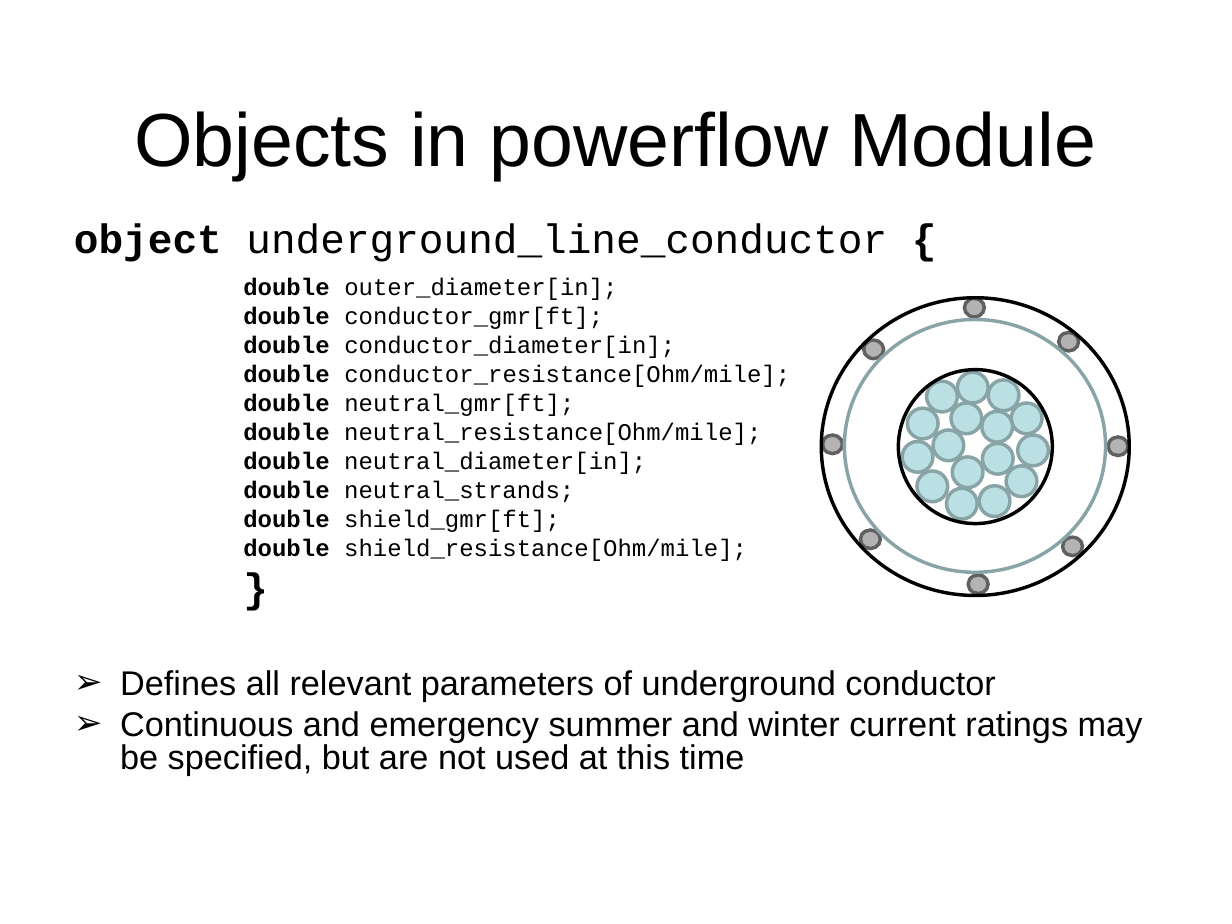
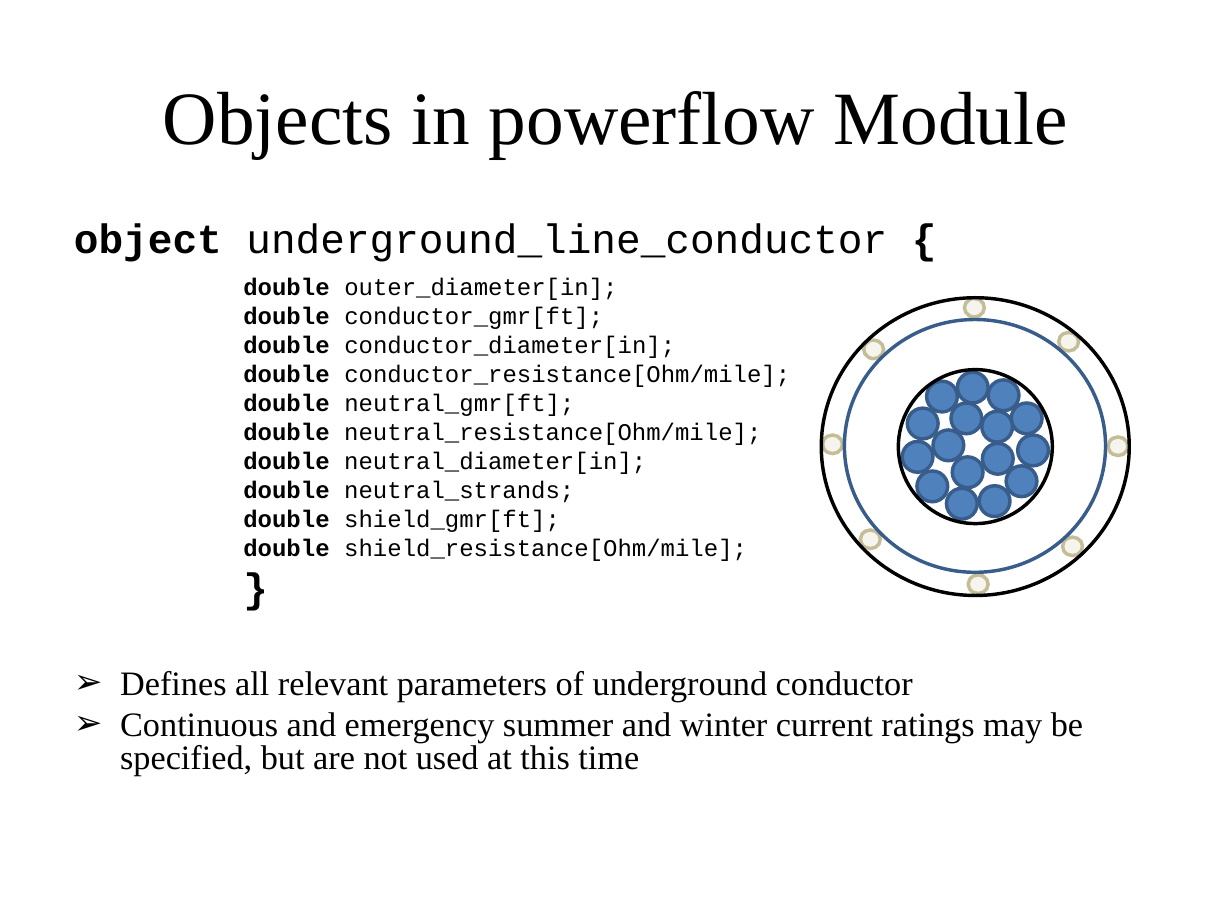
Before and after one commit to gridlab-d/course, a slide deck: slide 64 of FourDayCourse/4.1 - Powerflow Module.ppt (slide 39 before the commit). Drawn at 1232x924 pixels with LibreOffice and Linux fonts; fonts in the diff are those of the drawing; background and template pictures are left out. Boxes give left, top, right and bottom in pixels: in the first picture for what was removed or moved away, otherwise in the second. Text is boxed around its words. In the diff, an @@ line names an element or a change of style, - is before the commit and + after.

```diff
--- a/FourDayCourse/4.1 - Powerflow Module.ppt
+++ b/FourDayCourse/4.1 - Powerflow Module.ppt
@@ title "Objects in powerflow Module": place and size @@
-title "Objects in powerflow Module" at [134, 111, 1096, 180]
+title "Objects in powerflow Module" at [163, 91, 1068, 158]
@@ title "Objects in powerflow Module" at [163, 91, 1068, 158]: font Arial to Times New Roman @@
@@ ellipse at [844, 319, 1105, 572]: outline #89A4A7 2.01 pt to #385D8A 2.01 pt @@
@@ fill #BBE0E3 to #4F81BD; outline #89A4A7 2.01 pt to #385D8A 2.01 pt in 16 elements at [957, 372, 988, 403], [988, 379, 1019, 410], [1011, 403, 1042, 434], [1018, 435, 1048, 466], [1007, 466, 1037, 496], [979, 485, 1010, 516], [946, 488, 977, 519], [917, 471, 947, 501], [902, 441, 933, 472], [907, 408, 938, 439], [926, 381, 957, 411], [951, 403, 982, 434], [982, 411, 1013, 442], [982, 444, 1013, 474], [933, 430, 963, 461], [952, 457, 983, 488] @@
@@ fill #B3B3B3 to #F5F4ED; outline #606060 2.01 pt to #C4BD97 2.01 pt in 8 elements at [823, 435, 843, 453], [968, 575, 988, 594], [1108, 437, 1127, 456], [965, 298, 984, 317], [864, 340, 883, 359], [860, 530, 880, 548], [1058, 333, 1078, 351], [1063, 537, 1083, 556] @@
@@ text at [120, 671, 1083, 776]: font Arial to Times New Roman in "Defines all relevant parameters of underground conductor", "Continuous and emergency summer and winter current ..." @@
```
Also in this commit, not shown: 62 other slides changed, 17 slides added, 9 slides removed.
